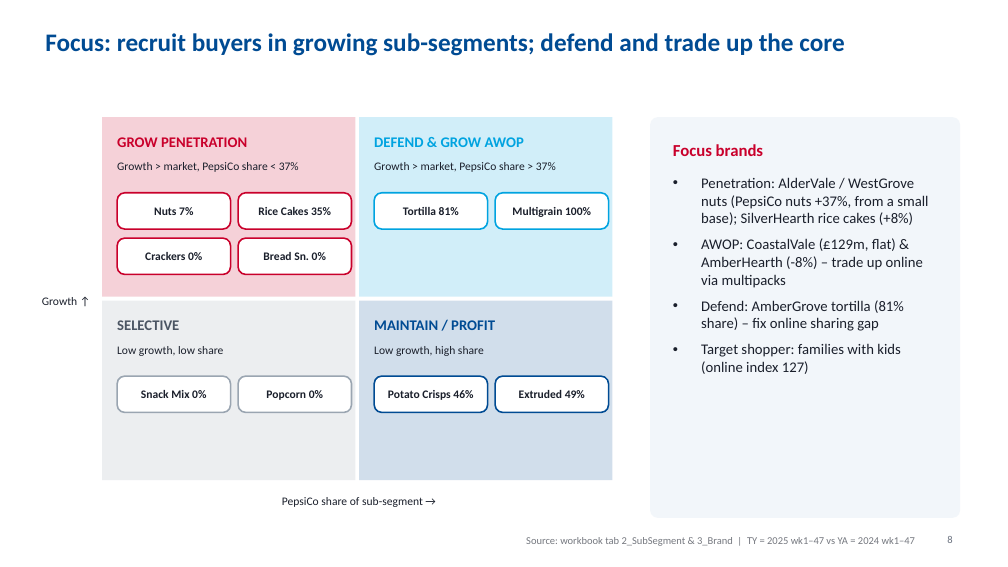
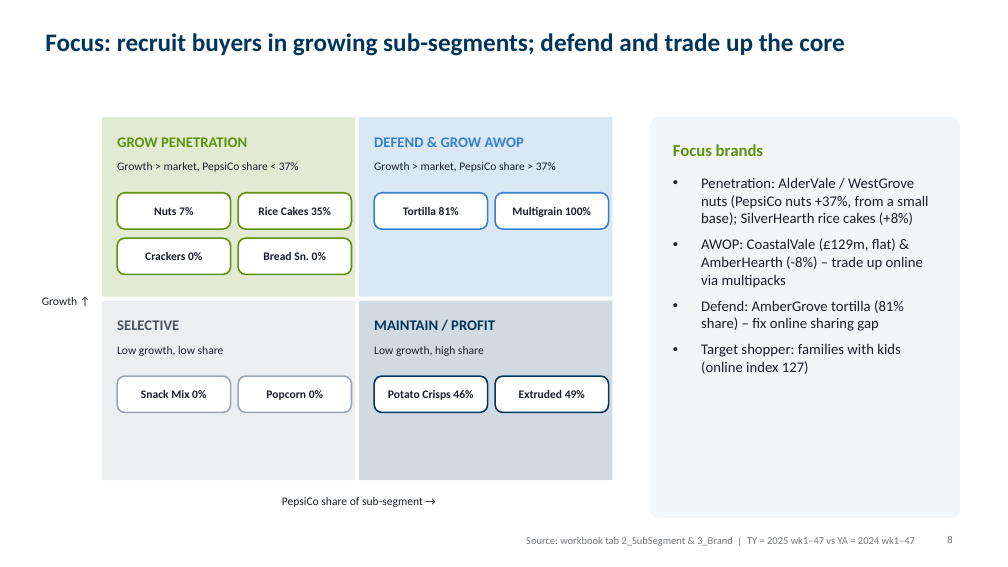
Before and after one commit to harshjunekumar/test-sample, a slide deck: slide 8 of case_study/PepsiCo_Savoury_Case_Study_Deck.pptx. Drawn at 1008x567 pixels with LibreOffice and Linux fonts; fonts in the diff are those of the drawing. Boxes give left, top, right and bottom in pixels: in the first picture for what was removed or moved away, otherwise in the second. Text is boxed around its words. In the diff, an @@ line names an element or a change of style, - is before the commit and + after.

```diff
--- a/case_study/PepsiCo_Savoury_Case_Study_Deck.pptx
+++ b/case_study/PepsiCo_Savoury_Case_Study_Deck.pptx
@@ title "Focus: recruit buyers in growing ..." at bbox=[45, 33, 844, 56]: text colour #004B93 to #02355A @@
@@ rectangle at bbox=[102, 117, 355, 297]: fill #C9002B at 18% opacity to #5E910D at 18% opacity @@
@@ rectangle at bbox=[359, 117, 613, 297]: fill #00A3E0 at 18% opacity to #3680CE at 18% opacity @@
@@ rounded rectangle at bbox=[650, 117, 960, 518]: fill #F2F6FA to #F2F6F9 @@
@@ text "GROW PENETRATION" at bbox=[117, 137, 247, 147]: text colour #C9002B to #5E910D @@
@@ text "DEFEND & GROW AWOP" at bbox=[374, 137, 524, 147]: text colour #00A3E0 to #3680CE @@
@@ text "Focus brands" at bbox=[673, 144, 763, 156]: text colour #C9002B to #5E910D @@
@@ rounded rectangle at bbox=[374, 193, 488, 229]: outline #00A3E0 1.5 pt to #3680CE 1.5 pt @@
@@ rounded rectangle at bbox=[495, 193, 609, 229]: outline #00A3E0 1.5 pt to #3680CE 1.5 pt @@
@@ outline #C9002B 1.5 pt to #5E910D 1.5 pt in 4 elements at bbox=[117, 193, 231, 229], bbox=[238, 193, 352, 229], bbox=[117, 238, 231, 274], bbox=[238, 238, 352, 274] @@
@@ rectangle at bbox=[359, 301, 613, 481]: fill #004B93 at 18% opacity to #02355A at 18% opacity @@
@@ text "MAINTAIN / PROFIT" at bbox=[374, 320, 495, 330]: text colour #004B93 to #02355A @@
@@ rounded rectangle at bbox=[374, 376, 488, 412]: outline #004B93 1.5 pt to #02355A 1.5 pt @@
@@ rounded rectangle at bbox=[495, 376, 609, 412]: outline #004B93 1.5 pt to #02355A 1.5 pt @@
```
Also in this commit, not shown: 10 other slides changed.
